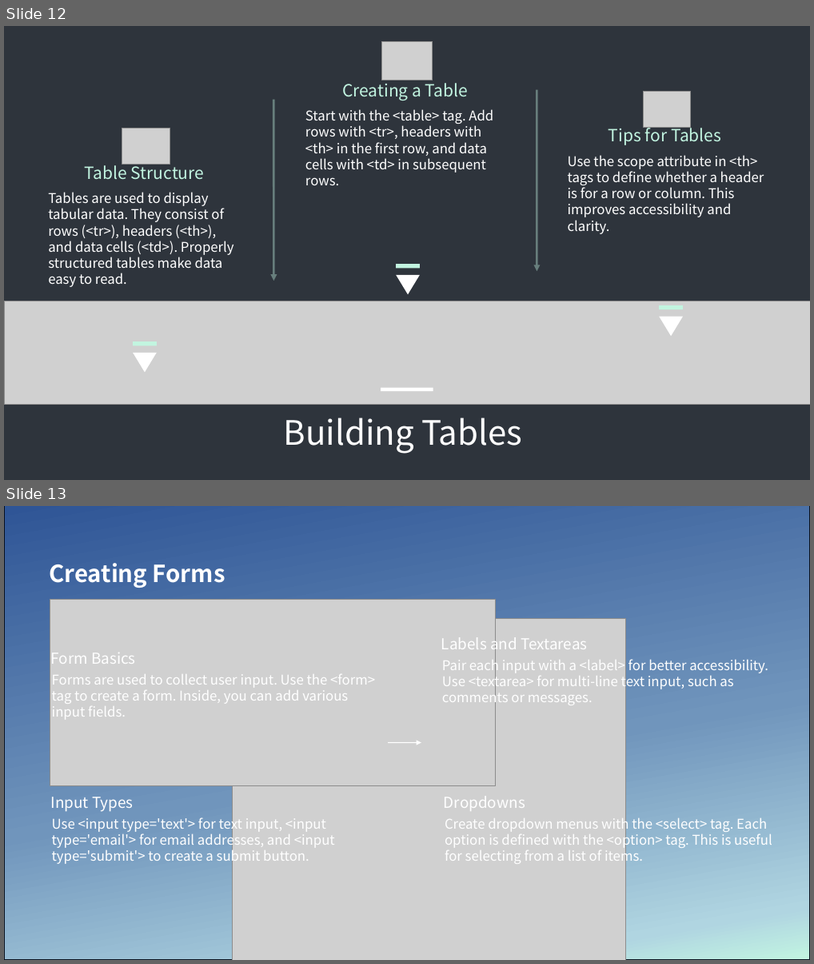
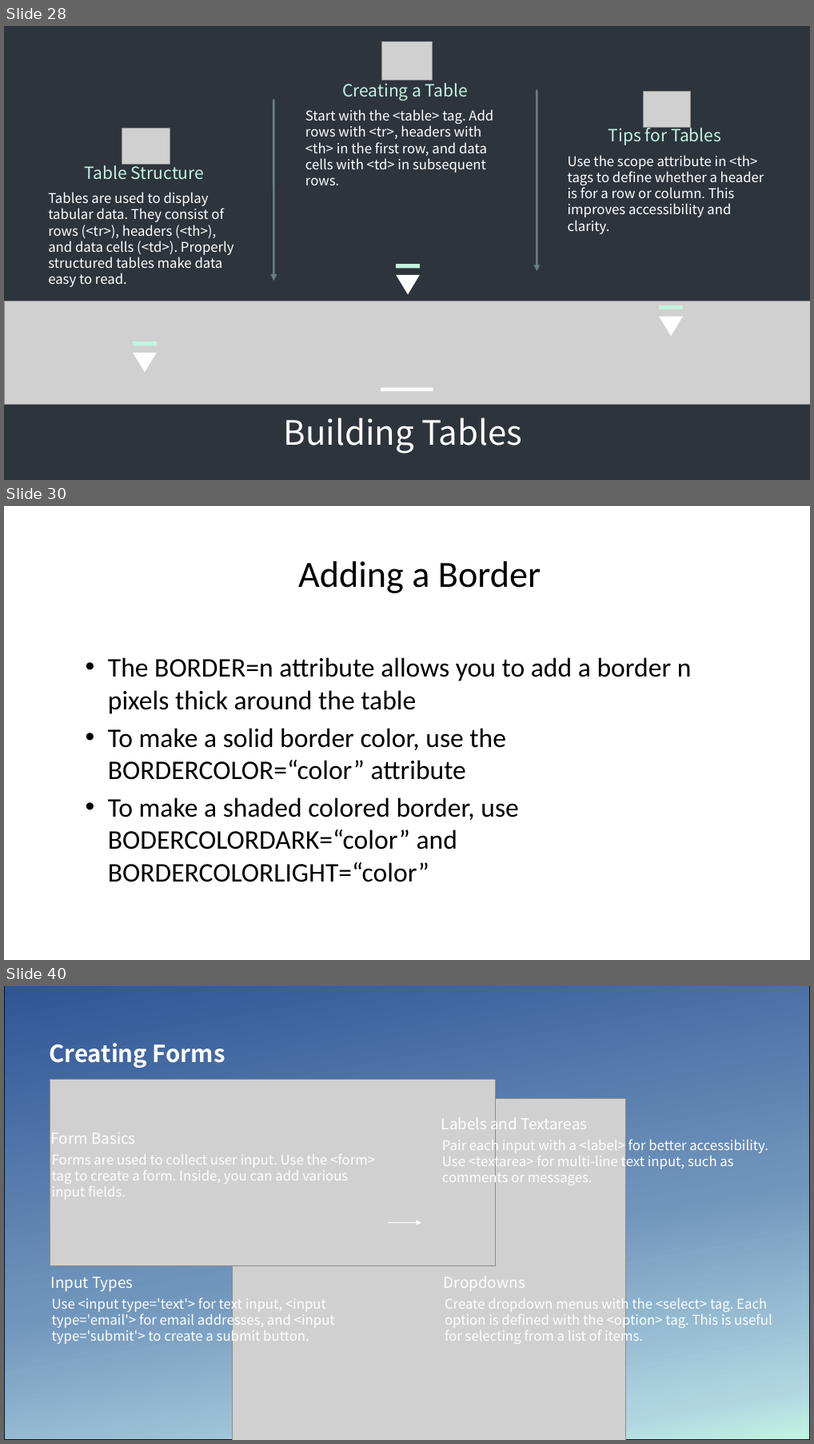
Before and after one commit to seanwhs/HTML-Crash-Course, a slide deck: HTML Crash Course – 1 Day.pptx. Shown one above the other, each under a label of ours: slides 12 and 13 before the commit, slides 28, 30 and 40 after it; the slides between them are not shown. The pictures are 814x964 and 814x1444 pixels, drawn with LibreOffice and Linux fonts; fonts in the diff are those of the drawing; grey boxes stand for pictures; background and template pictures are left out; a plain dark background stands for a picture behind light text. Boxes give left, top, right and bottom in pixels: in the first picture for what was removed or moved away, otherwise in the second. Text is boxed around its words. In the diff, an @@ line names an element or a change of style, - is before the commit and + after.

```diff
--- a/HTML Crash Course – 1 Day.pptx
+++ b/HTML Crash Course – 1 Day.pptx
@@ slide 30 added at box(4, 506, 810, 960), background #FFFFFF @@
@@ text added at box(298, 561, 541, 593), 44 pt, text #000000 @@
+Adding a Border
@@ text added at box(108, 657, 692, 882), 32 pt, text #000000 @@
+• The BORDER=n attribute allows you to add a border n pixels thick around the table
+• To make a solid border color, use the BORDERCOLOR=“color” attribute
+• To make a shaded colored border, use BODERCOLORDARK=“color” and BORDERCOLORLIGHT=“color”
@@ what was slide 12 is now slide 28 @@
@@ what was slide 13 is now slide 40 @@
```
Also in this commit, not shown: 1 slide changed, 44 other slides added.
